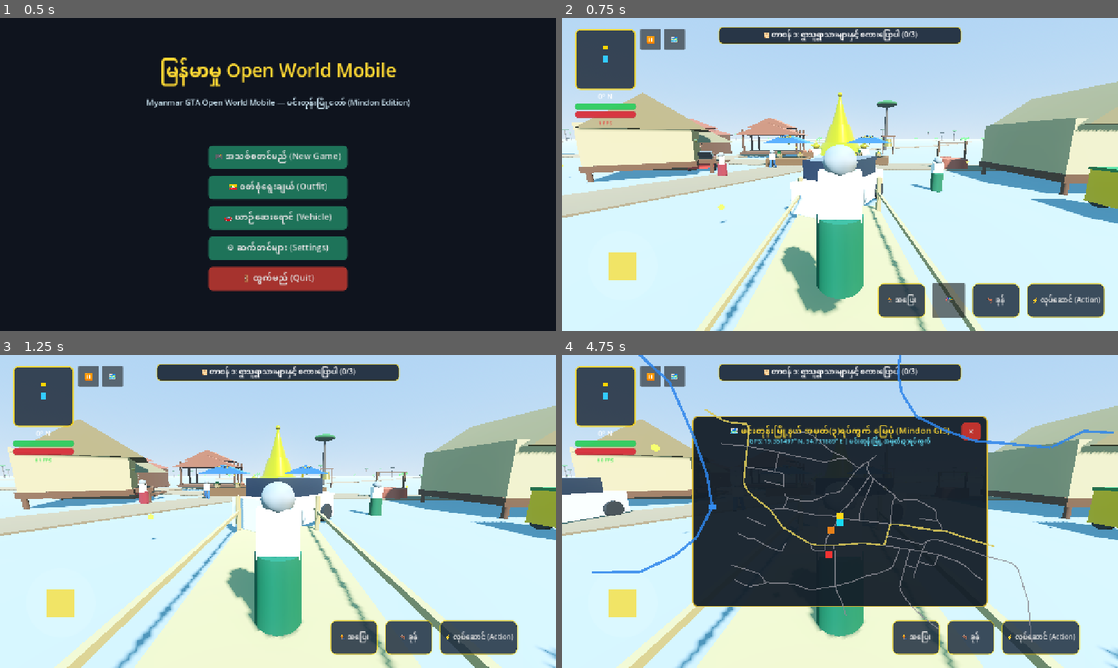
Above: before the commit, frames 1-4 (two rows, left to right).
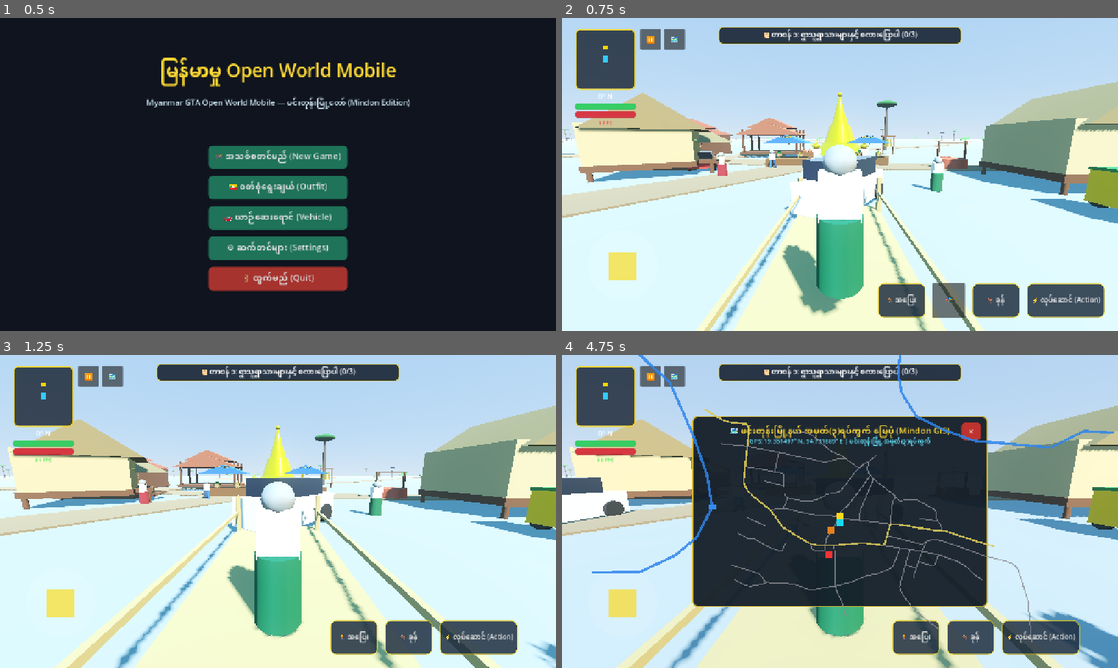
Above: after the commit, the same moments.

Repository: sudohlaingwin/gta-open-world
Game: Godot game, scene res://scenes/main_menu.tscn
Same seed, same stepped clock (60 frames per second), same inputs: the game is played once before the commit and once after it.
Inputs:
- Up to frame 1 (0.5 s): no input
- Up to frame 2 (0.75 s): click "🎮 အသစ်စတင်မည် (New Game)" at 0.5 s
- Up to frame 3 (1.25 s): no input
- Up to frame 4 (4.75 s): click "🗺️" at 1.25 s; click "⏸️" at 2 s; click "🏃 အပြေး" at 2.75 s; click "🦘 ခုန်" at 3.5 s; click "⚡ လုပ်ဆောင် (Action)" at 4.25 s

Frame 1 is identical in both runs. In frame 2, 0.8% of the frame differs, in the area x 0-100%, y 29-94%; in frame 3, 1.3%; in frame 4, 2.5%, in the area x 0-100%, y 26-100%.
Error before the commit: Parse Error: Too many arguments for "lerp()" call. Expected at most 2 but received 3. (res://scripts/day_night_cycle.gd:50)

Commit message:
Slice 100: Review of MUSE Slice 57 and procedural sky gradient instance lerp syntax repair

Diff:
--- a/scripts/day_night_cycle.gd
+++ b/scripts/day_night_cycle.gd
@@ -47,8 +47,8 @@
 				elif daylight >= 0.15:
 					# Vibrant Myanmar Sunset & Golden Hour gradient
 					var t = (daylight - 0.15) / 0.45
-					sky_mat.sky_top_color = Color.lerp(Color(0.35, 0.22, 0.52, 1.0), Color(0.24, 0.54, 0.88, 1.0), t)
-					sky_mat.sky_horizon_color = Color.lerp(Color(0.96, 0.52, 0.28, 1.0), Color(0.72, 0.81, 0.90, 1.0), t)
+					sky_mat.sky_top_color = Color(0.35, 0.22, 0.52, 1.0).lerp(Color(0.24, 0.54, 0.88, 1.0), t)
+					sky_mat.sky_horizon_color = Color(0.96, 0.52, 0.28, 1.0).lerp(Color(0.72, 0.81, 0.90, 1.0), t)
 				else:
 					# Deep starlit tropical night
 					sky_mat.sky_top_color = Color(0.04, 0.06, 0.12, 1.0)
Not shown, changed: COLLAB.md
